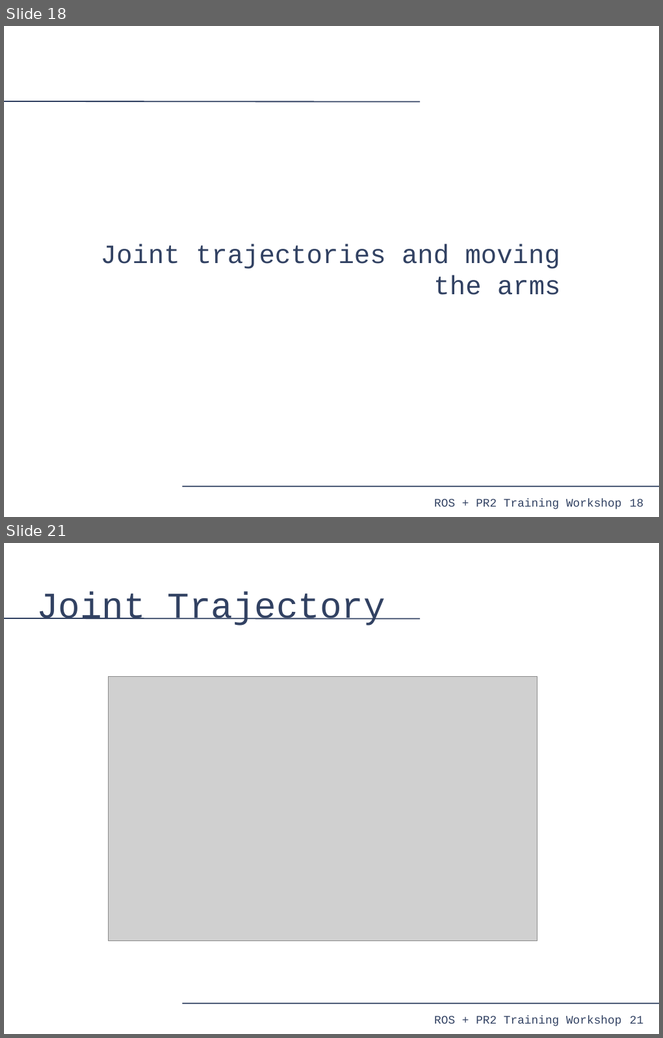
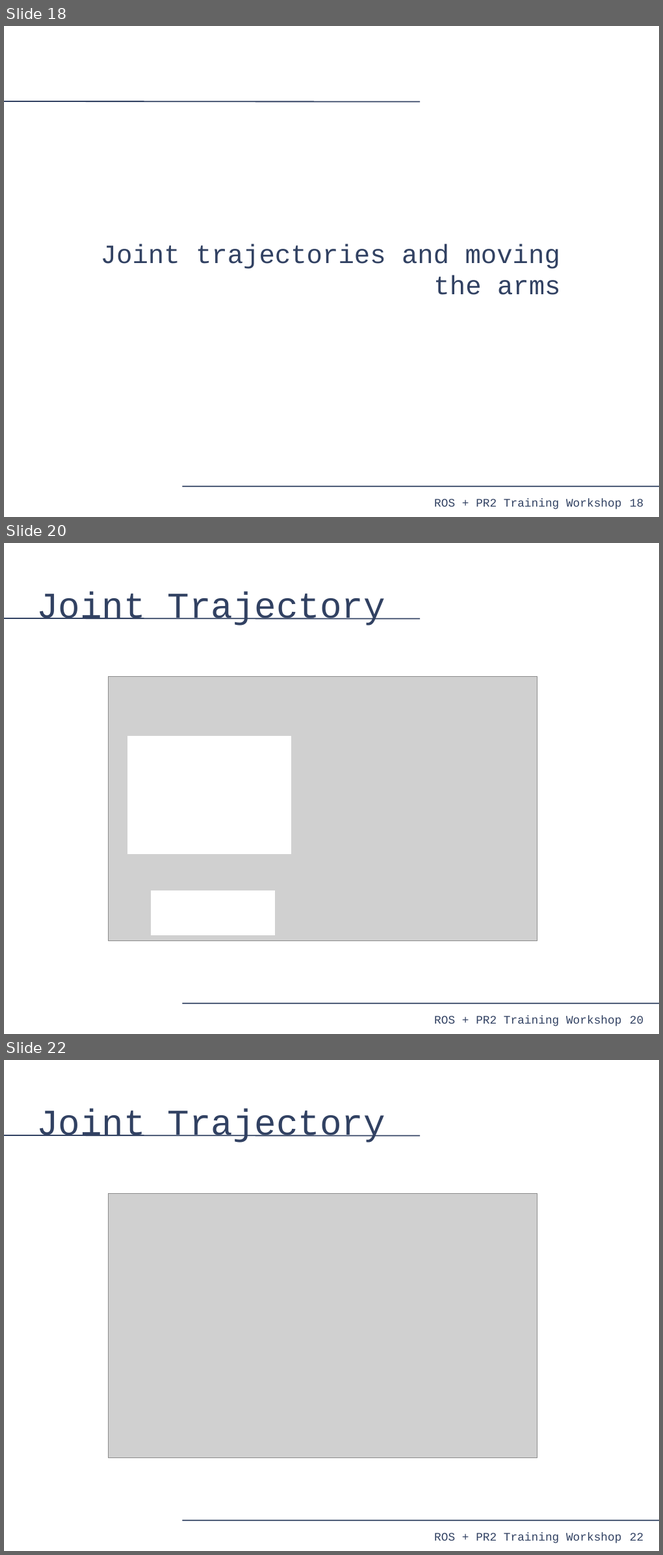
Before and after one commit to PR2/pr2_docs, a slide deck: pr2_training_workshop/moving_mechanism/slides.odp. Shown one above the other, each under a label of ours: slides 18 and 21 before the commit, slides 18, 20 and 22 after it; the slides between them are not shown. The pictures are 663x1038 and 663x1555 pixels, drawn with LibreOffice and Linux fonts; fonts in the diff are those of the drawing; grey boxes stand for pictures. Boxes give left, top, right and bottom in pixels: in the first picture for what was removed or moved away, otherwise in the second. Text is boxed around its words. In the diff, an @@ line names an element or a change of style, - is before the commit and + after.

Commit message:
Demonstration-based through joint trajectories

```diff
--- a/pr2_training_workshop/moving_mechanism/slides.odp
+++ b/pr2_training_workshop/moving_mechanism/slides.odp
@@ slide 20 added at [4,543,659,1034], background #FFFFFF; not listed: 4 template elements that a slide beside it also shows @@
@@ title added at [36,592,386,626], 44 pt, text #314162 @@
+Joint Trajectory
@@ picture added at [108,677,537,941] @@
@@ rectangle added at [128,736,291,854], fill #FFFFFF, outline #FFFFFF 0 pt @@
@@ rectangle added at [152,891,274,936], fill #FFFFFF, outline #FFFFFF 0 pt @@
@@ what was slide 21 is now slide 22 @@
@@ page number at [630,1533,644,1541]: text changed @@
-21
+22
```
Also in this commit, not shown: 3 other slides added, 2 slides removed.
